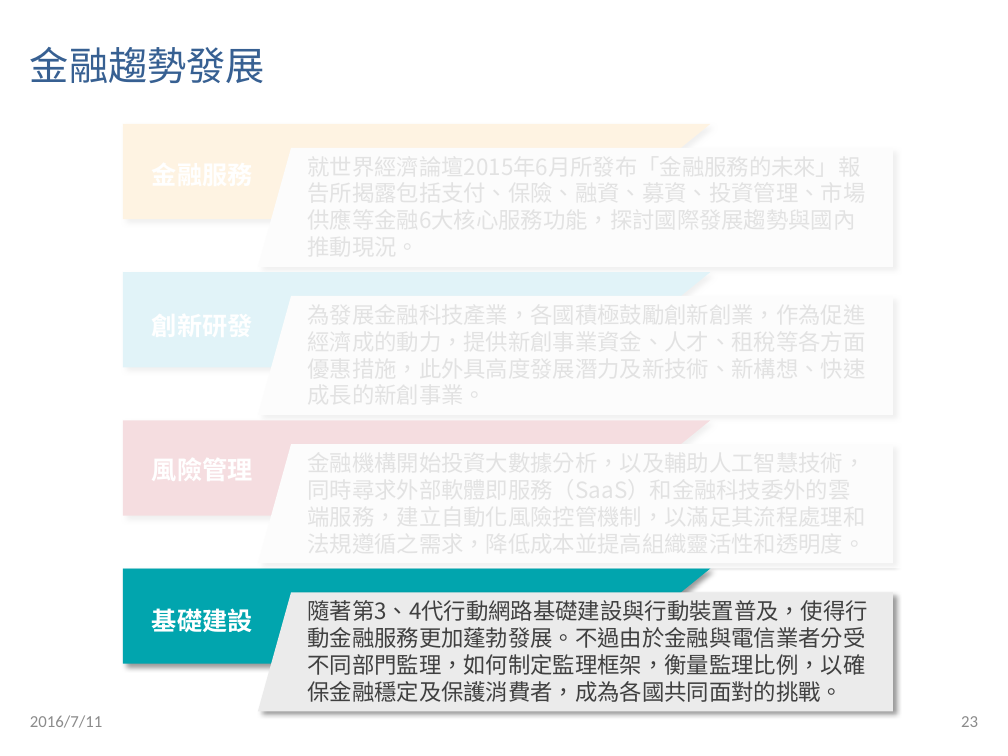
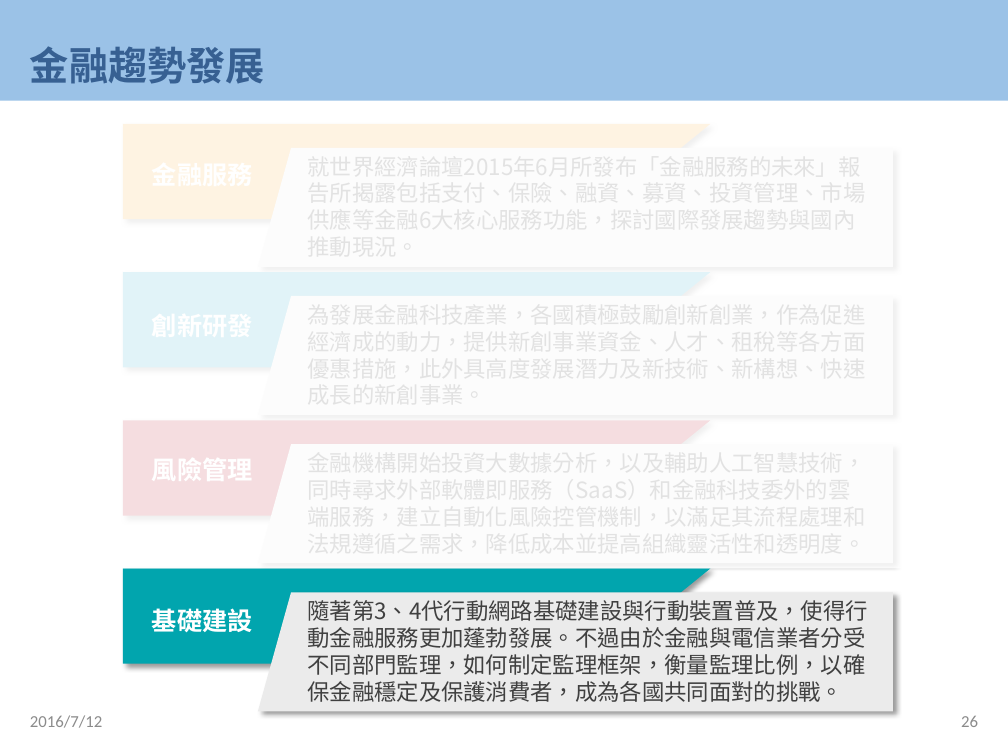
Before and after one commit to CpOuyang/custom, a slide deck: slide 26 of 20160712 - 金融科技白皮書(部會).pptx (slide 23 before the commit). Drawn at 1008x756 pixels with LibreOffice and Linux fonts; fonts in the diff are those of the drawing. Boxes give left, top, right and bottom in pixels: in the first picture for what was removed or moved away, otherwise in the second. Text is boxed around its words. In the diff, an @@ line names an element or a change of style, - is before the commit and + after.

```diff
--- a/20160712 - 金融科技白皮書(部會).pptx
+++ b/20160712 - 金融科技白皮書(部會).pptx
@@ rectangle added at (0, 0, 1008, 101), fill #9BC2E7 @@
@@ title "金融趨勢發展" at (30, 46, 265, 84): bold on @@
@@ text at (30, 715, 102, 728): text changed @@
-2016/7/11
+2016/7/12
@@ page number at (961, 716, 978, 727): text changed @@
-23
+26
```
Also in this commit, not shown: 40 other slides changed, 3 slides added.
